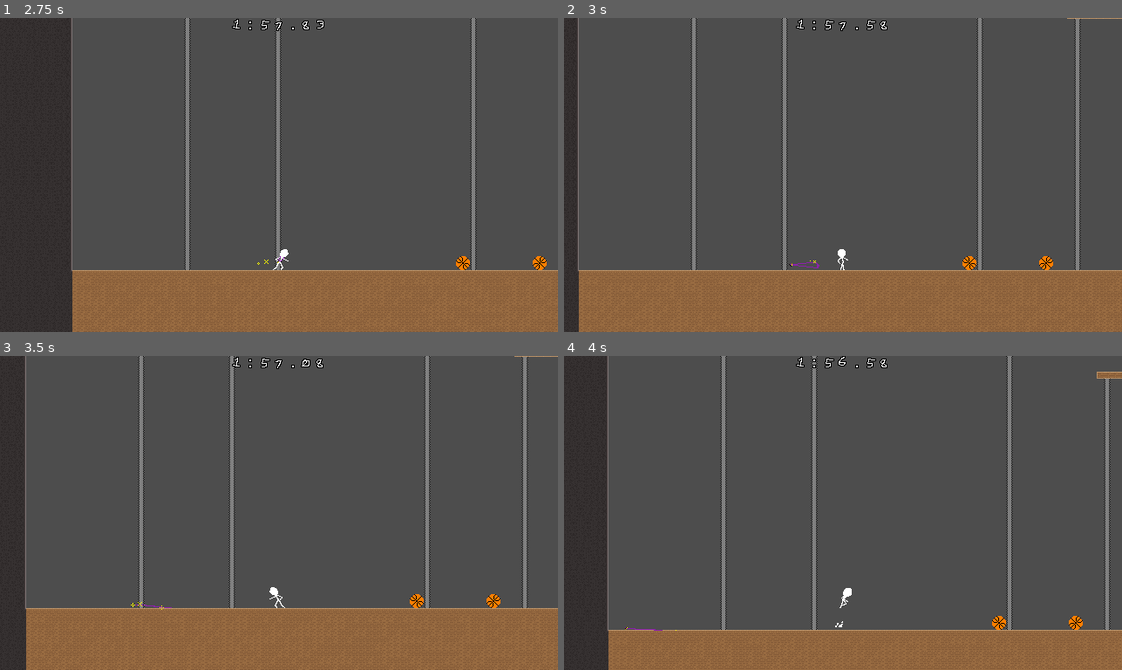
Above: before the commit, frames 1-4 (two rows, left to right).
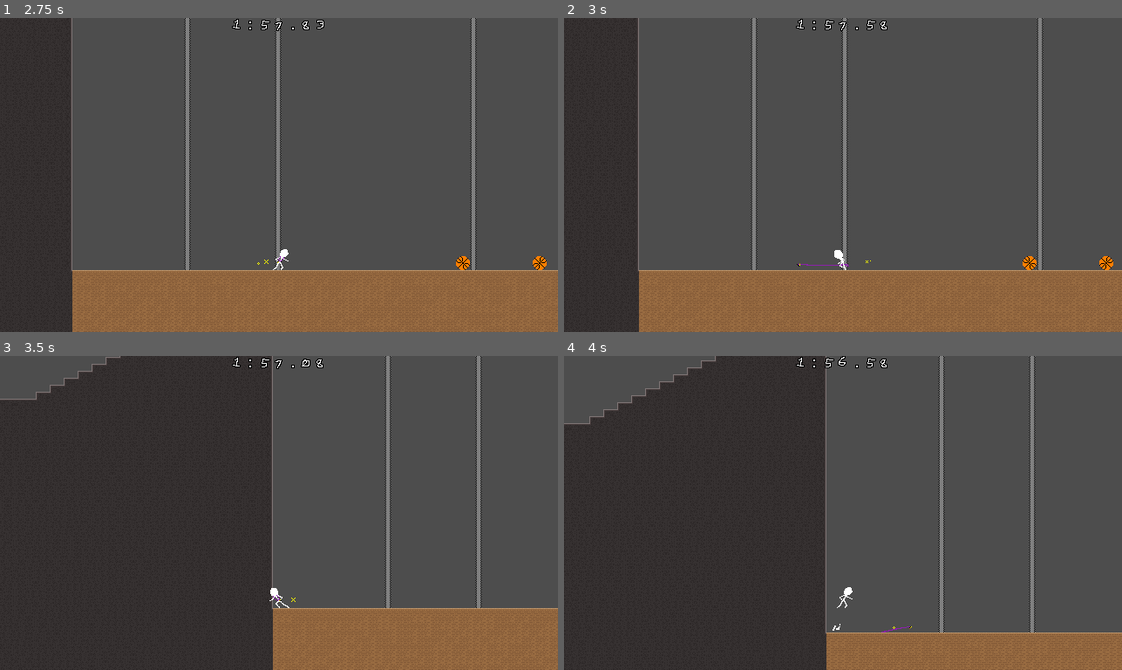
Above: after the commit, the same moments.

Repository: ncssm-mor-NyE9DoBlxs3M/platformer
Game: Godot game, scene res://Main.tscn
Two runs of this game, one before a commit and one after it. Both use one fixed random seed, a clock stepped at 60 frames per second and the inputs below.
Inputs:
- Up to frame 1 (2.75 s): click "PLAY" at 0.5 s; hold Right (right) from 1.28 s (still down); tap X (throw) at 1.35, 2.1 s; tap Z (jump) at 1.52, 2.27 s
- Up to frame 2 (3 s): release Right (right) at 2.78 s; hold Left (left) from 2.78 s (still down); tap X (throw) at 2.85 s
- Up to frame 3 (3.5 s): keep holding Left (left)
- Up to frame 4 (4 s): release Left (left) at 3.53 s; hold Right (right) from 3.53 s (still down); tap X (throw) at 3.6 s; tap Z (jump) at 3.77 s

Frame 1 is identical in both runs. In frame 2, 18% of the frame differs, in the area x 2-100%, y 0-100%; in frame 3, 48%, in the area x 0-100%, y 0-100%; in frame 4, 44%.

Commit message:
tweak: maybe better key throw formula? please improve
also they like to clip through stuff

Diff:
--- a/player.gd
+++ b/player.gd
@@ -14,6 +14,8 @@
 @export_group("Animation")
 @export var max_run_anim_speed: float = 50.
 @export var max_step_height: float = 10
+@export_group("Keys")
+@export var key_throw_speed: float = 250.
 
 var current_coyote_time: float
 var facing_left: bool = false
@@ -66,21 +68,21 @@
 	else:
 		$Sprite.play("idle"+("_keys" if has_keys else ""))
 		$Sprite.speed_scale = 5
-	if position.y > 1000: # placeholder for death condition
+	if position.y > 1000:
 		die(true)
 	if has_keys:
 		door_check(delta)
 		if Input.is_action_just_pressed("throw"):
 			var direction := Input.get_vector("left", "right", "up", "down")
-			if direction == Vector2.ZERO: direction = Vector2(-1. if facing_left else 1., 0.) if velocity.is_zero_approx() else velocity.normalized()
+			if direction == Vector2.ZERO: direction = Vector2(-1. if facing_left else 1., 0.)
 			var transfer := velocity.project(direction)
-			direction *= transfer.length()
+			direction *= transfer.length() + key_throw_speed
+			velocity = velocity - 2.*transfer
 			has_keys = false
 			var keys := preload("res://objects/Key.tscn").instantiate()
 			keys.global_position = global_position - Vector2(0., 10.)
-			keys.initial_impulse = direction
+			keys.initial_impulse = direction + velocity
 			keys.player_thrown = true
-			velocity = velocity - transfer - direction
 			add_sibling(keys)
 			$KeyThrow.play()
 	move_and_slide()
